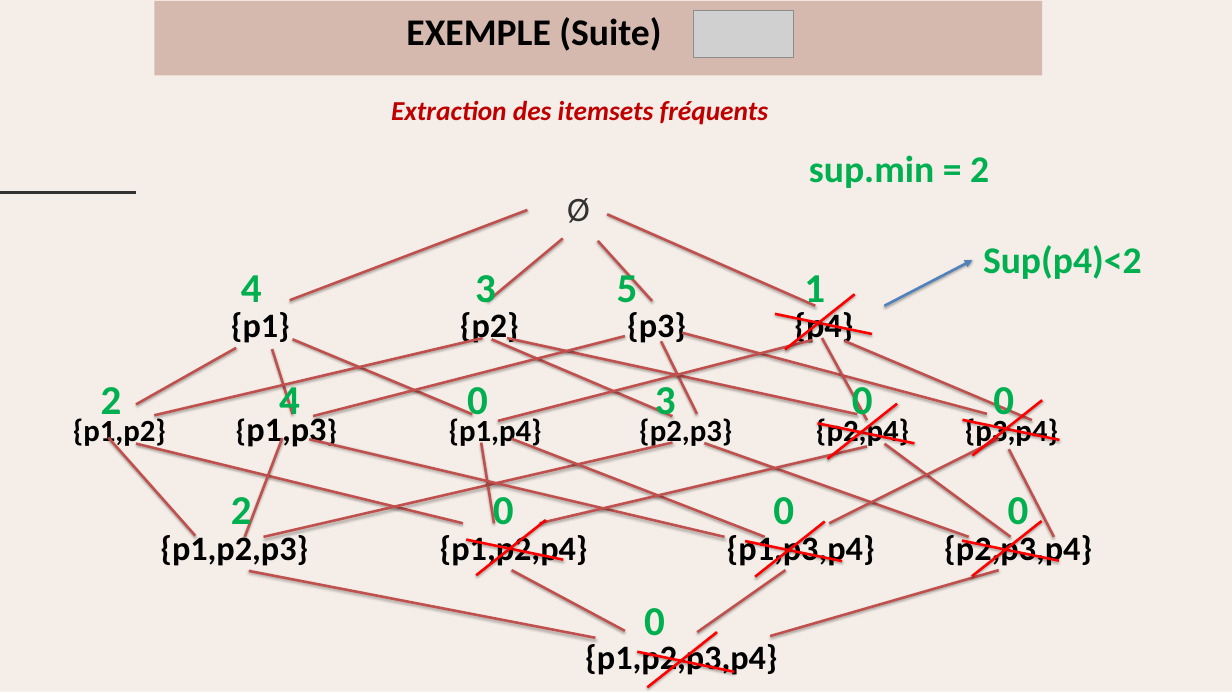
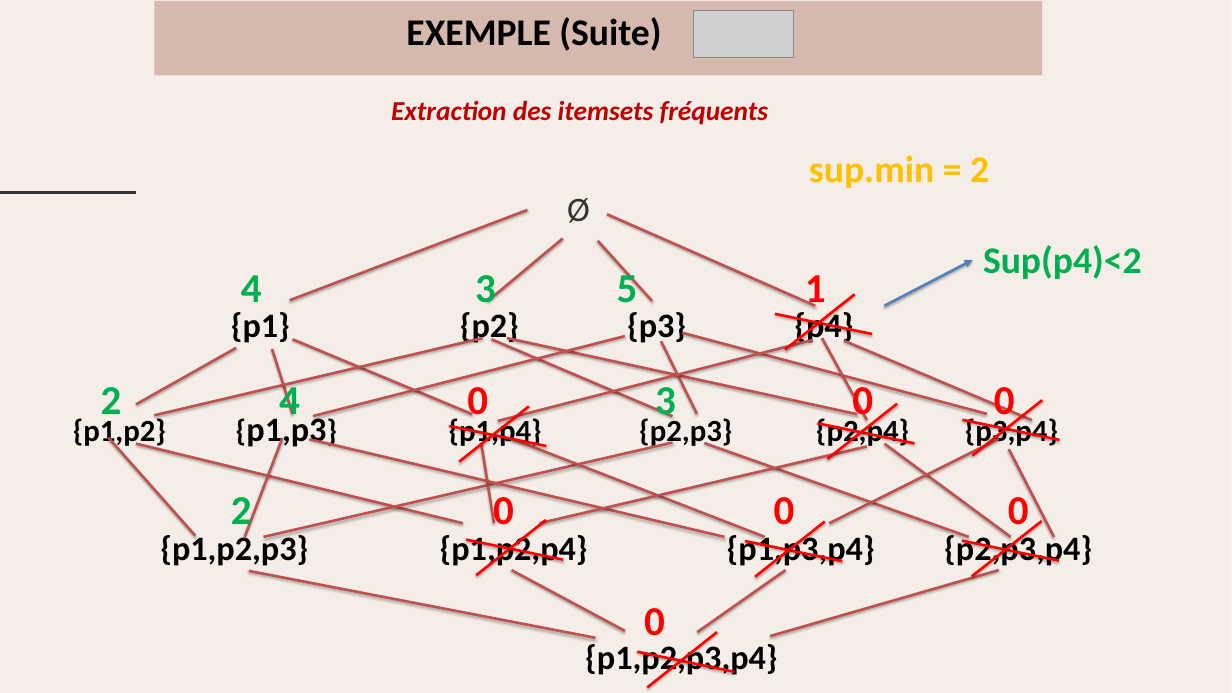
Before and after one commit to wassila90/projetADS, a slide deck: slide 11 of Présentation_Regles_association.pptx. Drawn at 1232x693 pixels with LibreOffice and Linux fonts; fonts in the diff are those of the drawing; grey boxes stand for pictures. Boxes give left, top, right and bottom in pixels: in the first picture for what was removed or moved away, otherwise in the second. Text is boxed around its words. In the diff, an @@ line names an element or a change of style, - is before the commit and + after.

```diff
--- a/Présentation_Regles_association.pptx
+++ b/Présentation_Regles_association.pptx
@@ freeform shape at <box>0,0,1232,693</box>: outline redrawn @@
@@ text "sup.min = 2" at <box>809,155,989,188</box>: text colour #00B050 to #FFC000 @@
@@ text "4 3 5 1" at <box>241,269,826,313</box>: text colour #00B050 to #FF0000 in "1" @@
@@ text "2 4 0 3 0 ..." at <box>101,381,1015,425</box>: text colour #00B050 to #FF0000 in "0 0 0" @@
@@ line added from (529, 407) to (460, 461), #FF0000 3 pt @@
@@ line added from (546, 446) to (449, 426), #FF0000 3 pt @@
@@ text "2 0 0 0" at <box>231,491,1029,535</box>: text colour #00B050 to #FF0000 in "0 0 0" @@
@@ text "0" at <box>644,608,665,636</box>: text colour #00B050 to #FF0000 @@
```
Also in this commit, not shown: 4 other slides changed, 2 slides added.
